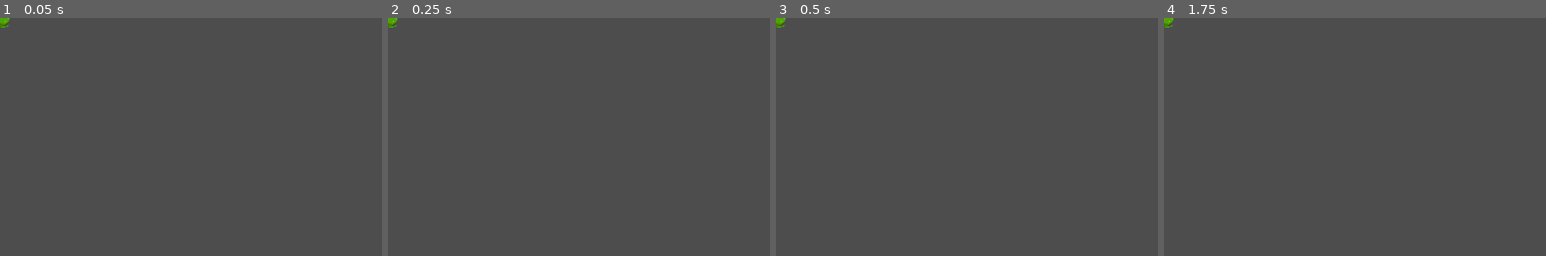
Above: before the commit, frames 1-4 (left to right).
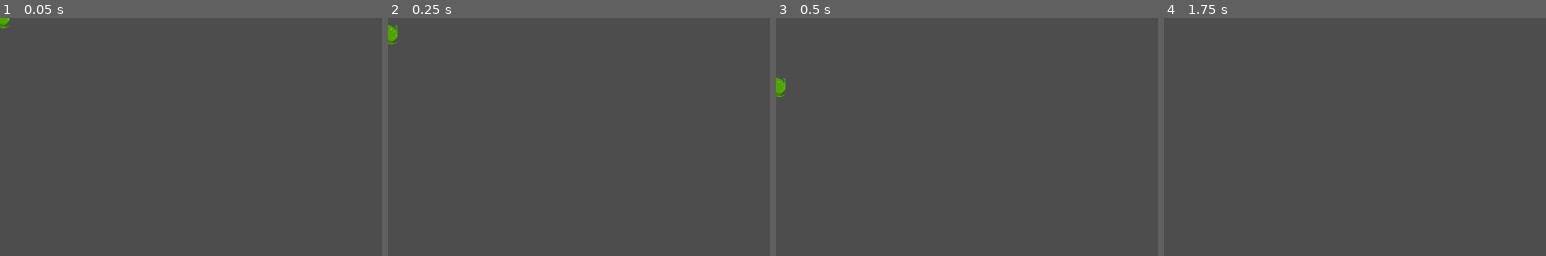
Above: after the commit, the same moments.

Repository: 6dam/ggj2026
Game: Godot game, scene res://Scenes/sludgeball.tscn
The game is run twice, just before and just after one commit, with the same random seed, the same clock (stepped at 60 frames per second) and the same inputs. This scene is started directly instead of the project's main scene.
Inputs:
- Up to frame 1 (0.05 s): no input
- Up to frame 2 (0.25 s): no input
- Up to frame 3 (0.5 s): no input
- Up to frame 4 (1.75 s): hold O (mask_right) from 0.53 s (still down); tap Up (jump) at 0.77, 1.52 s; tap Enter at 1.25 s
The pictures show only the part of the screen within x 0-50%, y 0-50%; the shares and areas given below are measured in that part.

The runs differ from the first frame. In frame 1, less than 0.1% of the frame differs, in the area x 0-3%, y 0-5%; in frame 2, 0.2%; in frame 3, 0.3%, in the area x 0-3%, y 0-34%; in frame 4, less than 0.1%.

Commit message:
sludge man

Diff:
--- a/ggj-2026/Scenes/level_1.tscn
+++ b/ggj-2026/Scenes/level_1.tscn
@@ -6,6 +6,7 @@
 [ext_resource type="PackedScene" uid="uid://ccy8ylcibc0fq" path="res://Scenes/lava.tscn" id="4_xrdnt"]
 [ext_resource type="PackedScene" uid="uid://8wugv7be35u0" path="res://Scenes/worm.tscn" id="5_wrinw"]
 [ext_resource type="Texture2D" uid="uid://cqiw0plurn45x" path="res://Art/sludge.png" id="6_evi0p"]
+[ext_resource type="PackedScene" uid="uid://pxa6go5pfr6s" path="res://Scenes/flybug.tscn" id="7_lsmp6"]
 
 [node name="level1" type="Node2D" unique_id=997325918]
 
@@ -59,3 +60,6 @@
 position = Vector2(-578, 79)
 maskName = "sludge"
 sprite = ExtResource("6_evi0p")
+
+[node name="bug" parent="." unique_id=708398281 instance=ExtResource("7_lsmp6")]
+position = Vector2(-763, 131)
--- a/ggj-2026/Scenes/player_scene.gd
+++ b/ggj-2026/Scenes/player_scene.gd
@@ -10,6 +10,7 @@
 @onready var leftMarker = $leftMarker2d
 @onready var rightMarker = $rightMarker2d
 @onready var animatedSprite = $AnimatedSprite2D
+@onready var sludgeTimer = $sludgeTimer
 
 func _ready() -> void:
 	pass
@@ -83,7 +84,7 @@
 			"Template":
 				velocity.y = JUMP_VELOCITY
 			"sludge":
-				pass
+				shootSludge(mask)
 
 func _mask_swap(rightHanded):
 	var closestMask = get_closest_mask()
@@ -128,3 +129,14 @@
 
 func _on_hover_timer_timeout() -> void:
 	hovering = false
+
+func shootSludge(mask):
+	if sludgeTimer.is_stopped():
+		var sludgeInst = global.sludge_ball.instantiate()
+		get_tree().current_scene.add_child(sludgeInst)
+		sludgeInst.global_position = mask.global_position
+		if animatedSprite.flip_h:
+			sludgeInst.linear_velocity = Vector2(-500,-300)
+		else:
+			sludgeInst.linear_velocity = Vector2(500,-300)
+		sludgeTimer.start(1)
--- a/ggj-2026/Scenes/player_scene.tscn
+++ b/ggj-2026/Scenes/player_scene.tscn
@@ -134,6 +134,7 @@
 one_shot = true
 
 [node name="sludgeTimer" type="Timer" parent="." unique_id=316196151]
+one_shot = true
 
 [connection signal="area_entered" from="hitboxArea2D" to="." method="_on_hitbox_area_2d_area_entered"]
 [connection signal="body_entered" from="hitboxArea2D" to="." method="_on_hitbox_area_2d_body_entered"]
--- /dev/null
+++ b/ggj-2026/Scenes/sludgeball.gd
@@ -0,0 +1,18 @@
+extends RigidBody2D
+
+@onready var despawnTimer = $sludgeDespawn
+
+# Called when the node enters the scene tree for the first time.
+func _ready() -> void:
+	despawnTimer.start(1)
+
+
+
+func _on_sludge_despawn_timeout() -> void:
+	queue_free()
+
+
+func _on_area_2d_area_entered(area: Area2D) -> void:
+	if area.is_in_group("enemy"):
+		area.owner.queue_free()
+		queue_free()
--- a/ggj-2026/Scenes/sludgeball.tscn
+++ b/ggj-2026/Scenes/sludgeball.tscn
@@ -1,5 +1,6 @@
 [gd_scene format=3 uid="uid://c3lsf6xjsy4gl"]
 
+[ext_resource type="Script" uid="uid://jy4vm8134an7" path="res://Scenes/sludgeball.gd" id="1_ddwl1"]
 [ext_resource type="Texture2D" uid="uid://co2fbimxrv0dt" path="res://Art/sludge_ball.png" id="1_mgnsw"]
 
 [sub_resource type="CircleShape2D" id="CircleShape2D_ddwl1"]
@@ -8,17 +9,22 @@
 [sub_resource type="CircleShape2D" id="CircleShape2D_bfq81"]
 radius = 16.03122
 
-[node name="sludgeball" type="Node2D" unique_id=89828307]
+[node name="sludgeball" type="RigidBody2D" unique_id=167470229]
+script = ExtResource("1_ddwl1")
+
+[node name="CollisionShape2D" type="CollisionShape2D" parent="." unique_id=1332567793]
+shape = SubResource("CircleShape2D_ddwl1")
 
 [node name="Sprite2D" type="Sprite2D" parent="." unique_id=704572483]
 texture = ExtResource("1_mgnsw")
-
-[node name="RigidBody2D" type="RigidBody2D" parent="." unique_id=167470229]
-
-[node name="CollisionShape2D" type="CollisionShape2D" parent="RigidBody2D" unique_id=1332567793]
-shape = SubResource("CircleShape2D_ddwl1")
 
 [node name="Area2D" type="Area2D" parent="." unique_id=208918211]
 
 [node name="CollisionShape2D" type="CollisionShape2D" parent="Area2D" unique_id=174248591]
 shape = SubResource("CircleShape2D_bfq81")
+
+[node name="sludgeDespawn" type="Timer" parent="." unique_id=1047177229]
+one_shot = true
+
+[connection signal="area_entered" from="Area2D" to="." method="_on_area_2d_area_entered"]
+[connection signal="timeout" from="sludgeDespawn" to="." method="_on_sludge_despawn_timeout"]
--- a/ggj-2026/global.gd
+++ b/ggj-2026/global.gd
@@ -3,7 +3,7 @@
 var player
 var level
 var main
-#var sludge_ball = preload("res://Scenes/sludgeball.tscn")
+var sludge_ball = preload("res://Scenes/sludgeball.tscn")
 
 # Called when the node enters the scene tree for the first time.
 func _ready() -> void:
Not shown, added: ggj-2026/Scenes/sludgeball.gd.uid
Not shown: 1 places in ggj-2026/Scenes/worm.tscn that only renumber resources
